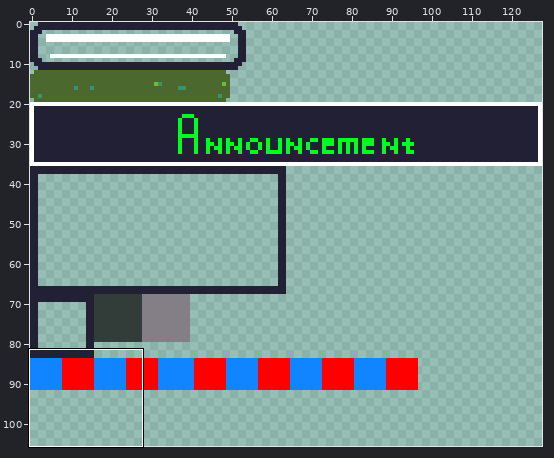
Two states of a sprite sheet, src/public/assets/img/ui/ui.png. The picture above shows the old version from afar; the outline marks the close-up.
Close-up. As it was:
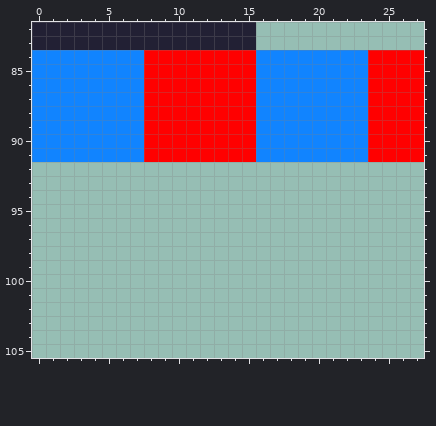
The file is 128x128 pixels. Shown: x 0..27, y 82..105. The wide view leaves out empty margins.
New version:
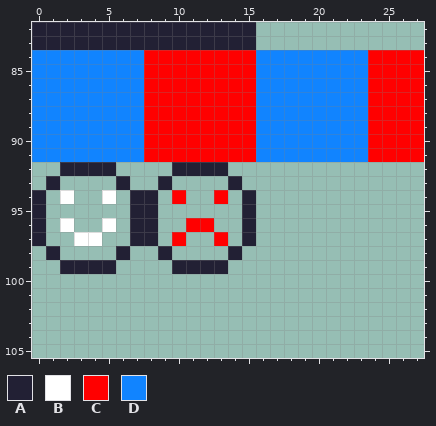
Palette (. is transparent): A #222034  B #ffffff  C #ff0000  D #1184ff
Change:
Colour A now appears in row 92 at x 2 to 5 and 10 to 13; in row 93 at x 1, 6, 9 and 14; in rows 94 to 97 at x 0, 7 to 8 and 15; in row 98 at x 1, 6, 9 and 14; in row 99 at x 2 to 5 and 10 to 13.
Colour B now appears in row 94 at x 2 and 5; in row 96 at x 2 and 5; in row 97 at x 3 to 4.
Colour C now appears in row 94 at x 10 and 13; in row 96 at x 11 to 12; in row 97 at x 10 and 13.
